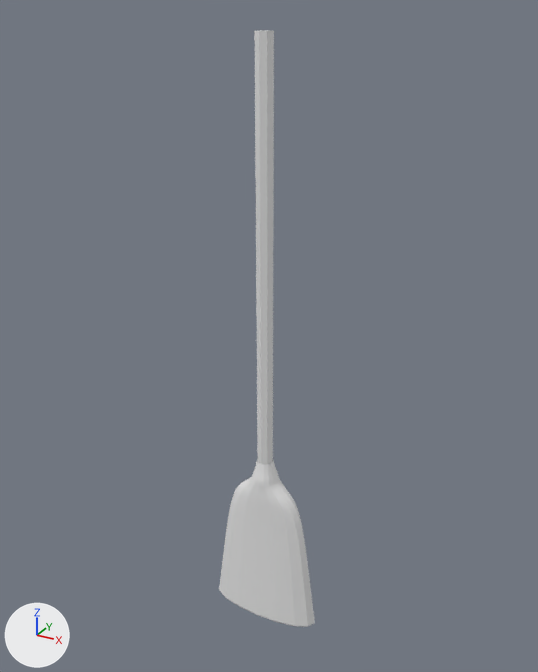
The Blender file Assets/Art/3d/broom.blend as it was, and as the next commit left it.
The view is the same before and after, from a 50 mm camera at (0.364, -0.653, 0.231) aimed at (-0.003, 0.014, -0.103). Lighting does not change. The marker at lower left points along +X, +Y and +Z.

Names of what the first picture shows: 'BroomHandle', 'BroomHead'.
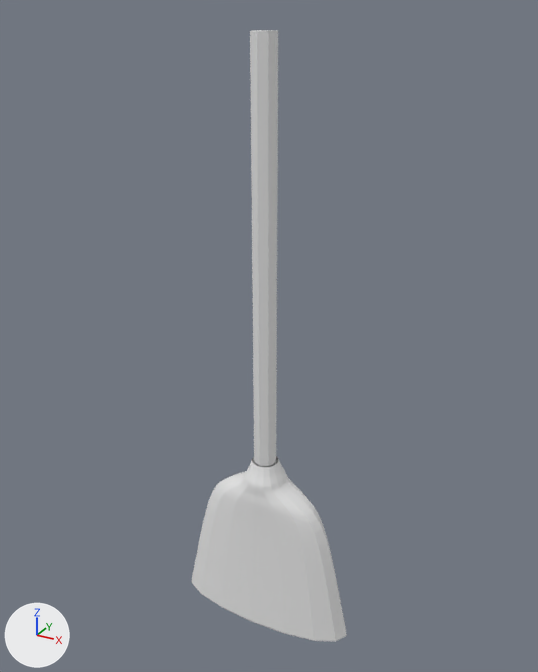
What the commit changed:
Object 'BroomHead' (ob_broomhead) is rescaled from (0.169, 0.169, 0.169) to (0.273, 0.273, 0.169).
Object 'BroomHandle' (ob_broomhandle) is rescaled from (0.00943, 0.00943, 0.169) to (0.0136, 0.0136, 0.169).

Where the change shows, as pixel boxes [x1, y1, x2, y2] in the pictures (538 x 672 px):
'BroomHead', rescaled (61% wider, 10% taller): before [219, 459, 315, 627]; after [192, 456, 347, 641]
'BroomHandle', rescaled (38% wider): before [254, 30, 274, 464]; after [250, 30, 278, 466]
